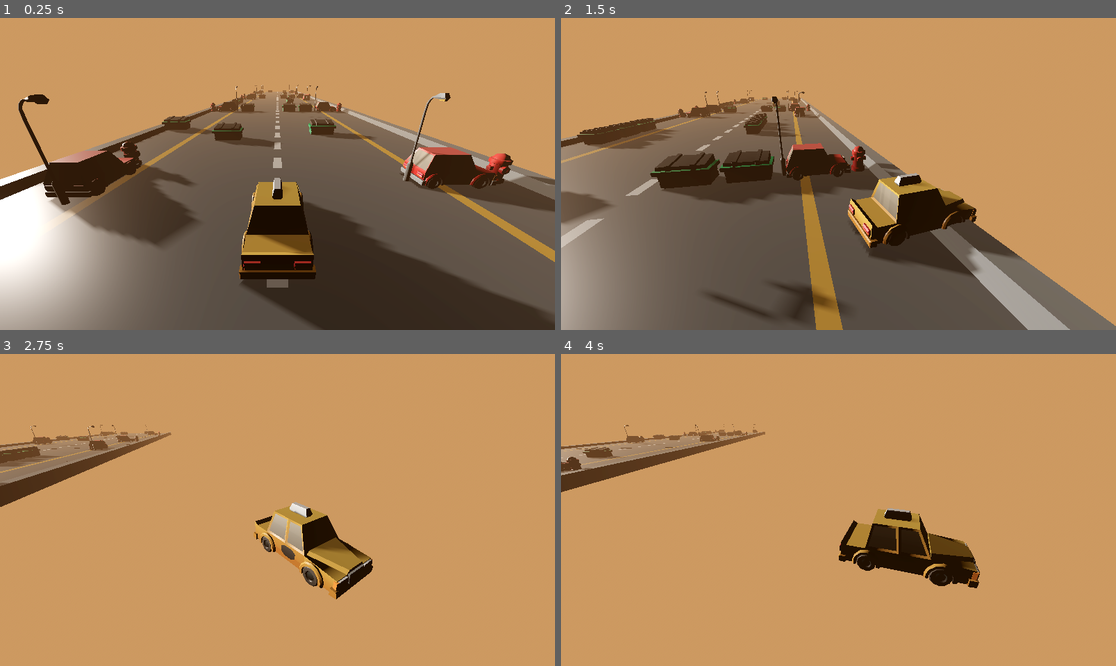
Above: before the commit, frames 1-4 (two rows, left to right).
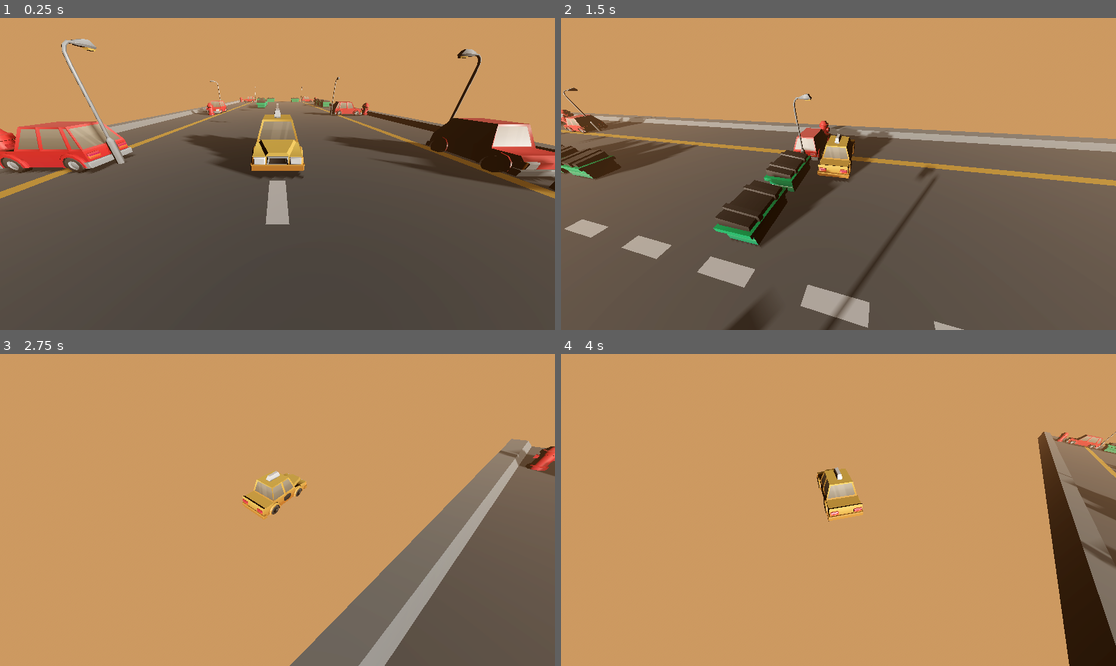
Above: after the commit, the same moments.

Repository: TheoM04/Car-Game
Game: Godot game, scene res://Main.tscn
Two runs of this game, one before a commit and one after it. Both use one fixed random seed, a clock stepped at 60 frames per second and the inputs below.
Inputs (mouse positions are in pixels of both pictures, inside the frame that each line leads up to):
- Up to frame 1 (0.25 s): no input
- Up to frame 2 (1.5 s): tap Enter at 0.5 s; move the mouse to (960, 158) at 0.52 s; hold Right (ui_right) 0.53-1.28 s; hold Space (ui_select) 0.53-1.28 s; click (960, 158) at 0.67 s; move the mouse to (727, 189) at 1.27 s; hold Down from 1.28 s (still down); tap Space (ui_select) at 1.35 s
- Up to frame 3 (2.75 s): tap Space (ui_select) at 1.52, 1.82 s; move the mouse to (333, 441) at 2.02 s; release Down at 2.03 s; hold Right (ui_right) from 2.03 s (still down); hold Space (ui_select) from 2.03 s (still down)
- Up to frame 4 (4 s): move the mouse to (810, 572) at 2.77 s; release Right (ui_right) at 2.78 s; release Space (ui_select) at 2.78 s; hold Up (ui_up) 2.78-3.53 s; tap Space (ui_select) at 2.85, 3.02, 3.32 s; click (810, 572) at 2.92 s; move the mouse to (1005, 556) at 3.52 s; hold Left (ui_left) from 3.53 s (still down); hold Space (ui_select) from 3.53 s (still down)

The runs differ from the first frame. In frame 1, 45% of the frame differs, in the area x 0-100%, y 6-100%; in frame 2, 43%; in frame 3, 28%; in frame 4, 16%.

Commit message:
drift and better camera controller

Diff:
--- a/Main.tscn
+++ b/Main.tscn
@@ -20,13 +20,12 @@
 
 [node name="Main" type="Node3D" unique_id=1971039341]
 
-[node name="Camera3D" type="Camera3D" parent="." unique_id=1200017913 node_paths=PackedStringArray("target_node", "terrain_controller")]
-transform = Transform3D(1, 0, 0, 0, 0.8681295, 0.4963377, 0, -0.4963377, 0.8681295, 0, 2.4806795, 8.979002)
+[node name="Camera3D" type="Camera3D" parent="." unique_id=1200017913 node_paths=PackedStringArray("target")]
 visible = false
-fov = 57.1
+fov = 91.3
 script = ExtResource("1_r0du0")
-target_node = NodePath("../Car")
-terrain_controller = NodePath("../TerrainController")
+target = NodePath("../Car")
+offset = Vector3(0, 3, 3)
 
 [node name="WorldEnvironment" type="WorldEnvironment" parent="." unique_id=1617015305]
 environment = SubResource("Environment_0xm2m")
@@ -37,8 +36,8 @@
 shadow_opacity = 0.75
 
 [node name="TerrainController" parent="." unique_id=563873316 instance=ExtResource("3_r0du0")]
-transform = Transform3D(1, 0, 0, 0, 1, 0, 0, 0, 1, 0, 0, 10)
+transform = Transform3D(1, 0, 0, 0, 1, 0, 0, 0, 1, 0, 0, 15)
+block_size = 17.0
 
 [node name="Car" parent="." unique_id=1049898143 instance=ExtResource("2_r0du0")]
-transform = Transform3D(1, 0, 0, 0, 1, 0, 0, 0, 1, 0, 0, 6.5)
-axis_lock_angular_z = true
+transform = Transform3D(1, 0, 0, 0, 1, 0, 0, 0, 1, 0, 0, 10)
--- a/Scripts/FollowCamera.gd.gd
+++ b/Scripts/FollowCamera.gd.gd
@@ -1,33 +1,14 @@
 extends Camera3D
 
-@export var target_node : Node3D
-@export var terrain_controller : Node3D
-@export var follow_speed : float = 4.0 # How fast the camera catches up
-@export var rotation_speed : float = 2.0 # How fast the camera turns its "head"
-
-var offset : Vector3
-
-func _ready():
-
-	if target_node:
-		offset = global_position - target_node.global_position
+@export var lerp_speed = 3.0
+@export var target: Node3D
+@export var offset = Vector3.ZERO
 
 func _physics_process(delta):
-	if not target_node:
+	if !target:
 		return
 
-	var speed_percent = terrain_controller.active_speed / terrain_controller.max_speed
-	fov = lerp(75.0, 85.0, speed_percent * delta)
+	var target_xform = target.global_transform.translated_local(offset)
+	global_transform = global_transform.interpolate_with(target_xform, lerp_speed * delta)
 
-	# 1. Smoothly follow the car's X position
-	var target_pos = target_node.global_position + offset
-	global_position.x = lerp(global_position.x, target_pos.x, follow_speed * delta)
-
-	# 2. Look "Into" the turn
-	var look_at_pos = target_node.global_position + Vector3(0, 0.5, -2)
-
-	var original_rot = rotation.y
-	look_at(look_at_pos)
-	var target_rot = rotation.y
-
-	rotation.y = lerp_angle(original_rot, target_rot, rotation_speed * delta)
+	look_at(target.global_transform.origin, target.transform.basis.y)
--- a/Scripts/car.gd
+++ b/Scripts/car.gd
@@ -1,30 +1,51 @@
 extends CharacterBody3D
 
 const BASE_SPEED = 5.0
-const DRIFT_SPEED = 5.0 # Faster sideways movement when drifting
+const DRIFT_SPEED = 4.0
+
 var steering_input = 0.0
-var current_yaw = 0.0 # How fast the car rotates when holding a key
+var current_yaw = 0.0
 @export var turn_sensitivity = 2.0
-@export var drift_amount = 1.0
+
+# Logic for tracking the "First Pressed" key
+var first_pressed_dir = 0.0
 
 func _physics_process(delta: float) -> void:
-	steering_input = Input.get_axis("ui_left", "ui_right")
-	var is_drifting = Input.is_action_pressed("ui_select")
+	var left = Input.is_action_pressed("ui_left")
+	var right = Input.is_action_pressed("ui_right")
 
-	var current_speed = DRIFT_SPEED if is_drifting else  BASE_SPEED
+	# 1. DETECT THE "FIRST PRESSED" DIRECTION
+	if left and right:
+		# If both are held, stay with the one we already picked
+		if first_pressed_dir == 0.0:
+			# This only runs the very first frame both are pressed
+			first_pressed_dir = 1.0 if Input.is_action_just_pressed("ui_left") else -1.0
 
-	# ACCUMULATE ROTATION
-	current_yaw -= steering_input * turn_sensitivity * delta
+		steering_input = first_pressed_dir
+		# Activate drift mode automatically when both are held
+		_apply_movement(delta, true)
+	else:
+		# Reset tracking when one or both keys are released
+		first_pressed_dir = 0.0
+		steering_input = Input.get_axis("ui_left", "ui_right")
+		_apply_movement(delta, false)
+
+func _apply_movement(delta: float, is_drifting: bool) -> void:
+	var current_speed = DRIFT_SPEED if is_drifting else BASE_SPEED
+
+	# 2. ACCUMULATE ROTATION
+	# We rotate faster during a drift for that "swinging" effect
+	var rotation_factor = 0.9 if is_drifting else 1.0
+	current_yaw -= steering_input * (turn_sensitivity * rotation_factor) * delta
 	rotation.y = current_yaw
 
-	# CALCULATE DIRECTION
+	# 3. CALCULATE DIRECTION
 	var forward_vector = -transform.basis.z
-	velocity.x = forward_vector.x * current_speed * (1 + drift_amount * int(is_drifting))
+	velocity.x = forward_vector.x * current_speed
 
-	# Visuals: Tilt the car into the turn
-	var target_tilt = -steering_input * 0.05
-	rotation.y = lerp_angle(rotation.y, target_tilt, 1.5 * delta)
+	# 4. VISUAL TILT (Subtle roll)
+	var target_tilt = -steering_input * 0.1
+	rotation.z = lerp_angle(rotation.z, target_tilt, 5.0 * delta)
 
-	# Force Z to stay at zero
 	velocity.z = 0
 	move_and_slide()
--- a/Scripts/terrain_controller.gd
+++ b/Scripts/terrain_controller.gd
@@ -47,16 +47,17 @@
 
 
 func _progress_terrain(delta: float) -> void:
-	# Calculate speed: Base speed + (Input Strength * Boost)
-	var throttle = Input.get_action_strength("ui_up")
-	active_speed = terrain_velocity + (throttle * terrain_velocity * boost_multiplier)
-	if active_speed > max_speed: active_speed = max_speed
+	#var throttle = Input.get_action_strength("ui_up")
+	#active_speed = terrain_velocity + (throttle * terrain_velocity * boost_multiplier)
+	#if active_speed > max_speed: active_speed = max_speed
 
-	for block in terrain_belt:
-		block.position.z += active_speed * delta
+	#terrain_belt[0].position.z += active_speed * delta
+	terrain_belt[0].position.z += terrain_velocity  * delta
 
-	# Spawning logic remains the same
-	if terrain_belt[0].position.z >= block_size/2:
+	for i in range(1, terrain_belt.size()):
+		terrain_belt[i].position.z = terrain_belt[i-1].position.z - block_size
+
+	if terrain_belt[0].position.z >= block_size:
 		var last_terrain = terrain_belt[-1]
 		var first_terrain = terrain_belt.pop_front()
 
